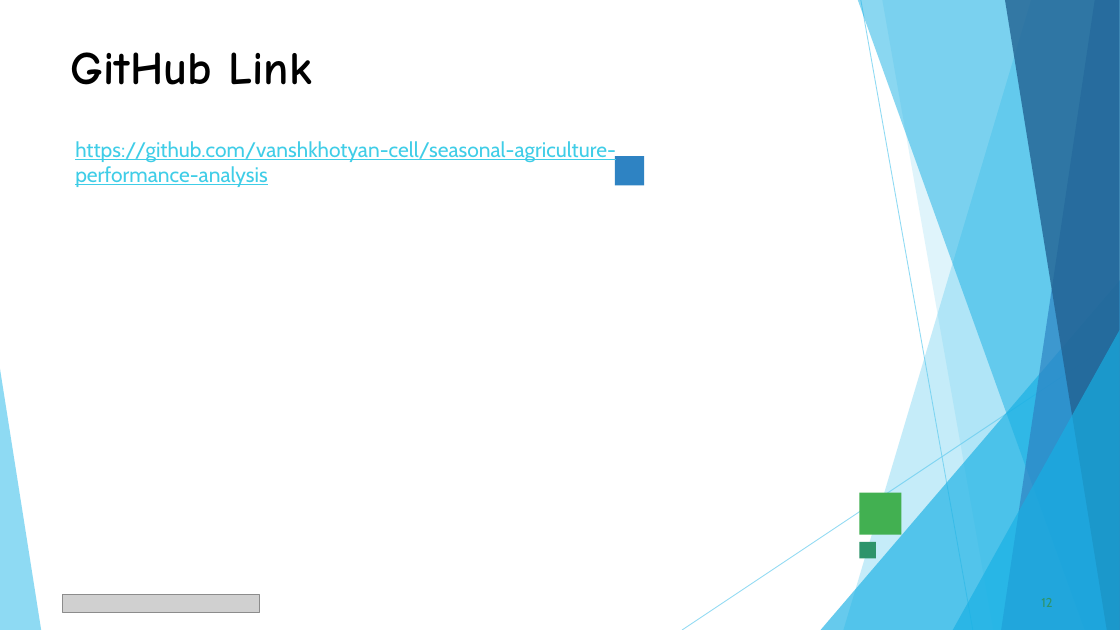
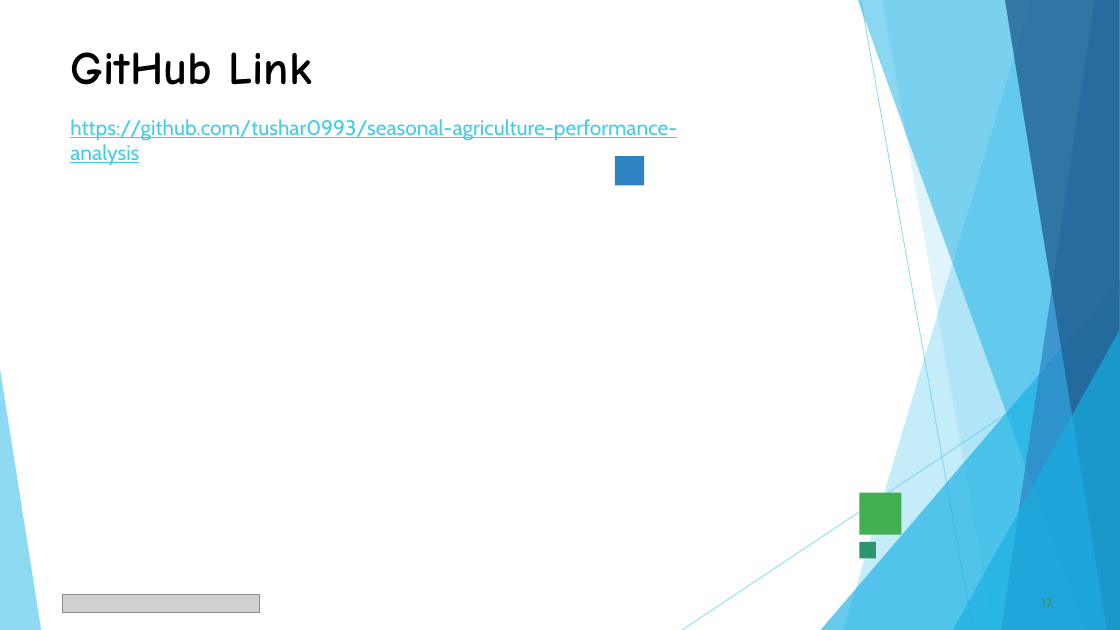
Before and after one commit to tushar0993/seasonal-agriculture-performance-analysis, a slide deck: slide 12 of Tushar_STU6a6a3132c25111785344306.pptx. Drawn at 1120x630 pixels with LibreOffice and Linux fonts; fonts in the diff are those of the drawing; grey boxes stand for pictures. Boxes give left, top, right and bottom in pixels: in the first picture for what was removed or moved away, otherwise in the second. Text is boxed around its words. In the diff, an @@ line names an element or a change of style, - is before the commit and + after.

Commit message:
Update project presentation

```diff
--- a/Tushar_STU6a6a3132c25111785344306.pptx
+++ b/Tushar_STU6a6a3132c25111785344306.pptx
@@ text at [70, 119, 677, 165]: text changed @@
-https://github.com/vanshkhotyan-cell/seasonal-agriculture-performance-analysis
+https://github.com/tushar0993/seasonal-agriculture-performance-analysis
```
